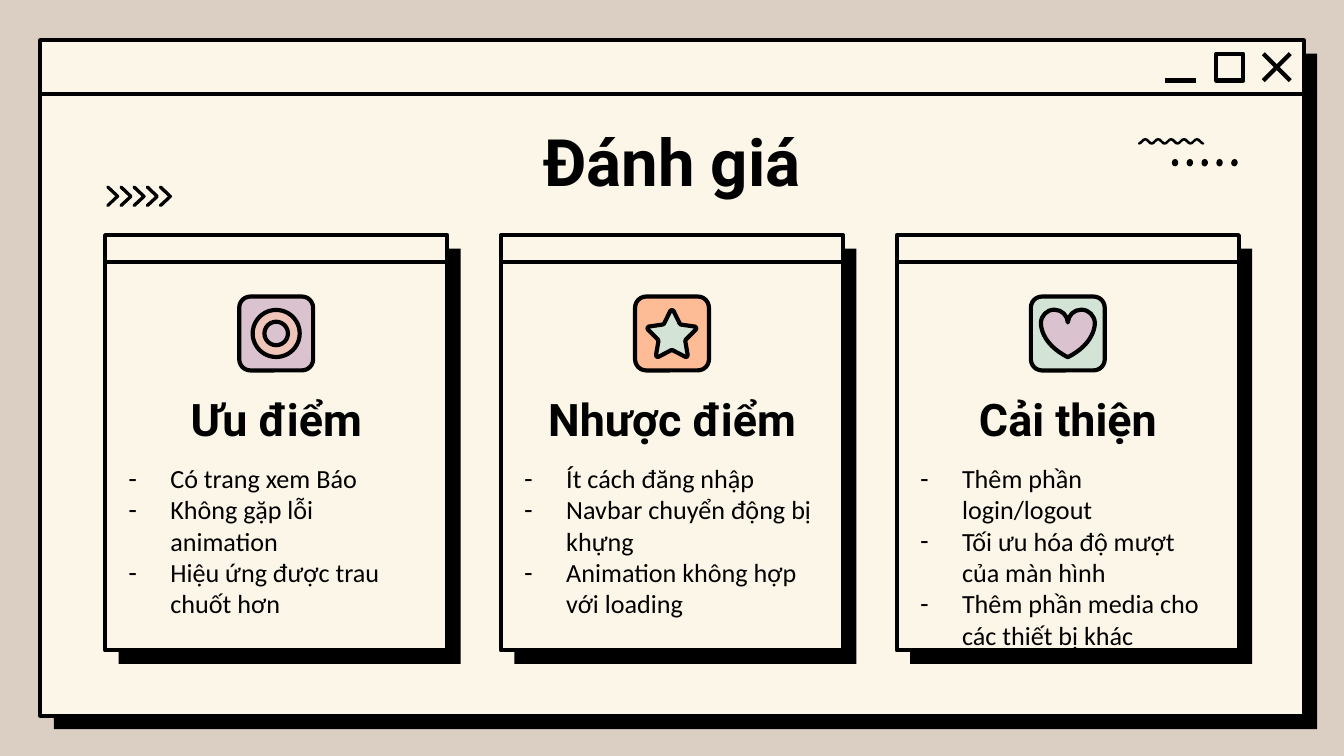
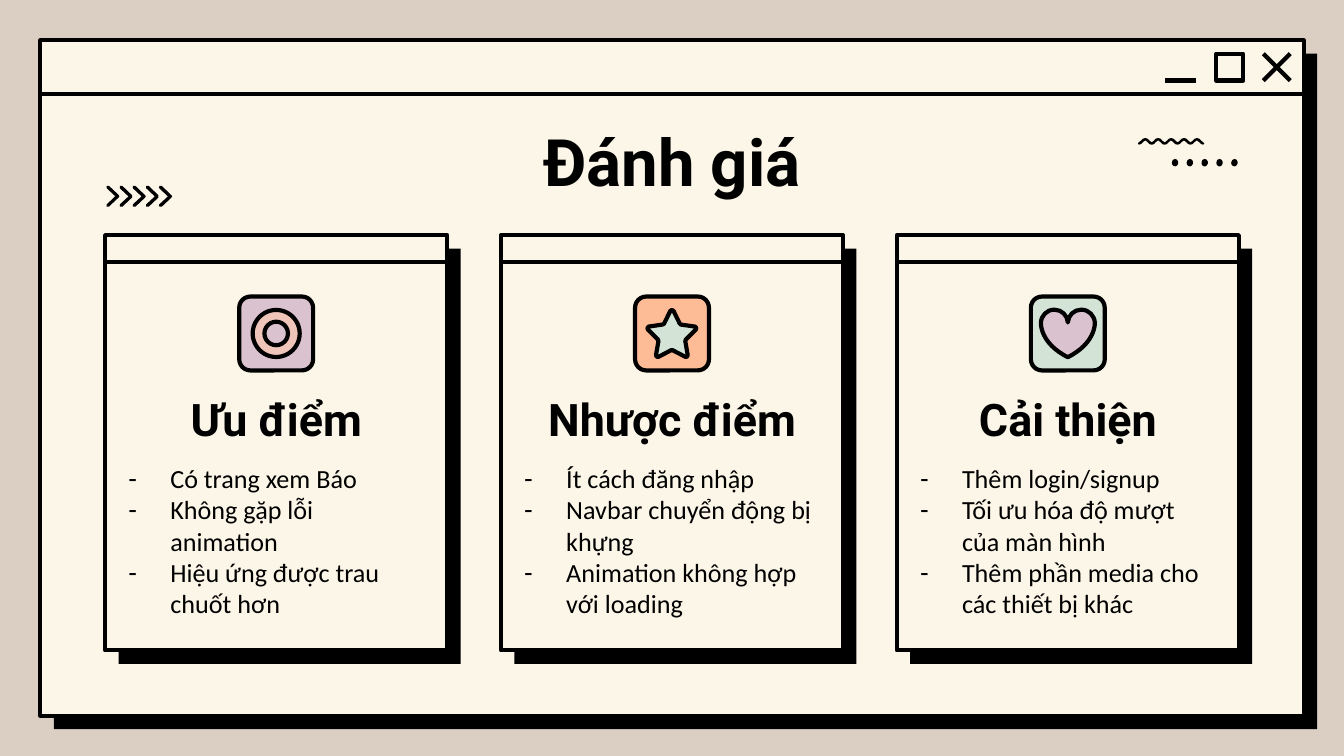
Before and after one commit to Cxelts21/New-folder, a slide deck: slide 10 of slide.pptx. Drawn at 1344x756 pixels with LibreOffice and Linux fonts; fonts in the diff are those of the drawing; background and template pictures are left out. Boxes give left, top, right and bottom in pixels: in the first picture for what was removed or moved away, otherwise in the second. Text is boxed around its words. In the diff, an @@ line names an element or a change of style, - is before the commit and + after.

```diff
--- a/slide.pptx
+++ b/slide.pptx
@@ subtitle at <box>962,470,1159,493</box>: text changed @@
-– Thêm phần login/logout
+– Thêm login/signup
```
